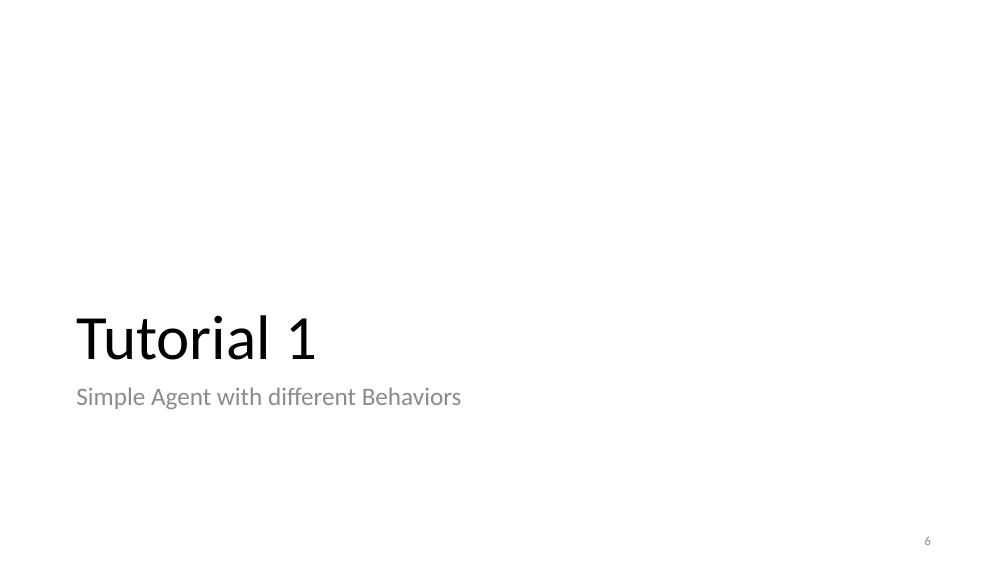
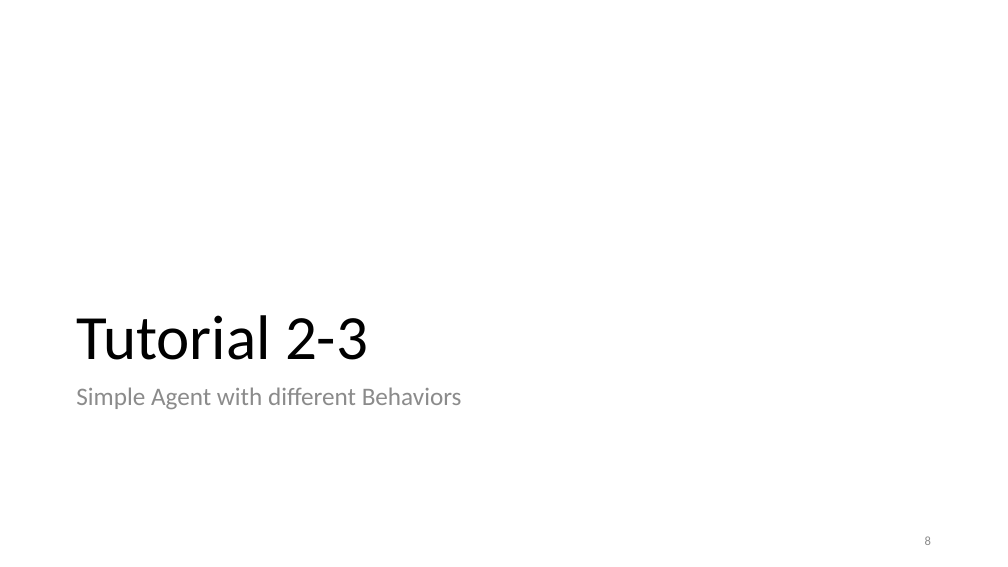
Before and after one commit to gseteamproject/tutorials, a slide deck: slide 8 of doc/Agent Programming with JADE.pptx (slide 6 before the commit). Drawn at 1008x567 pixels with LibreOffice and Linux fonts; fonts in the diff are those of the drawing. Boxes give left, top, right and bottom in pixels: in the first picture for what was removed or moved away, otherwise in the second. Text is boxed around its words. In the diff, an @@ line names an element or a change of style, - is before the commit and + after.

Commit message:
tutorial titles synchonized with packages

```diff
--- a/doc/Agent Programming with JADE.pptx
+++ b/doc/Agent Programming with JADE.pptx
@@ title at (x1=76, y1=315, x2=368, y2=360): text changed @@
-Tutorial 1
+Tutorial 2-3
```
Also in this commit, not shown: 8 other slides changed.
